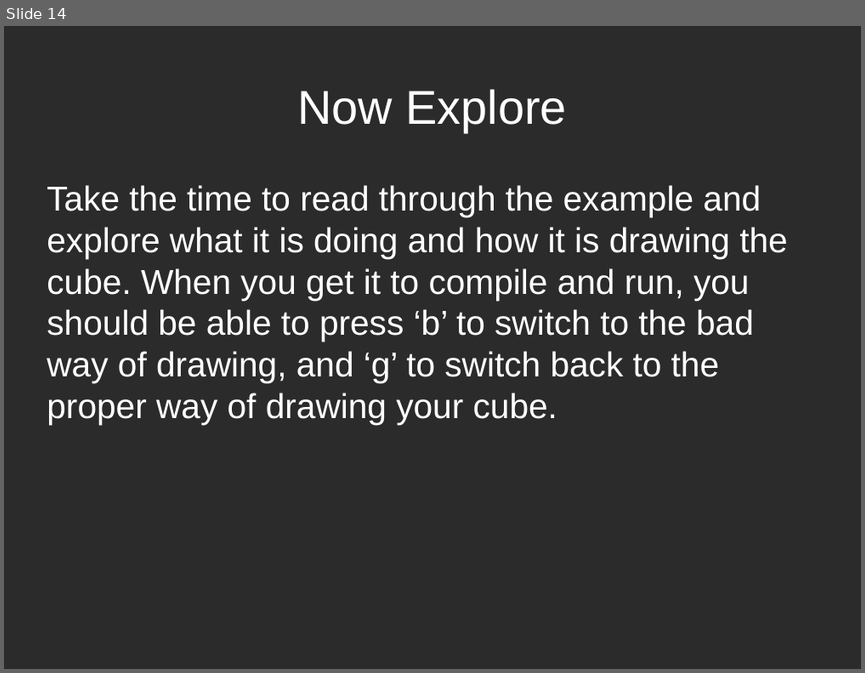
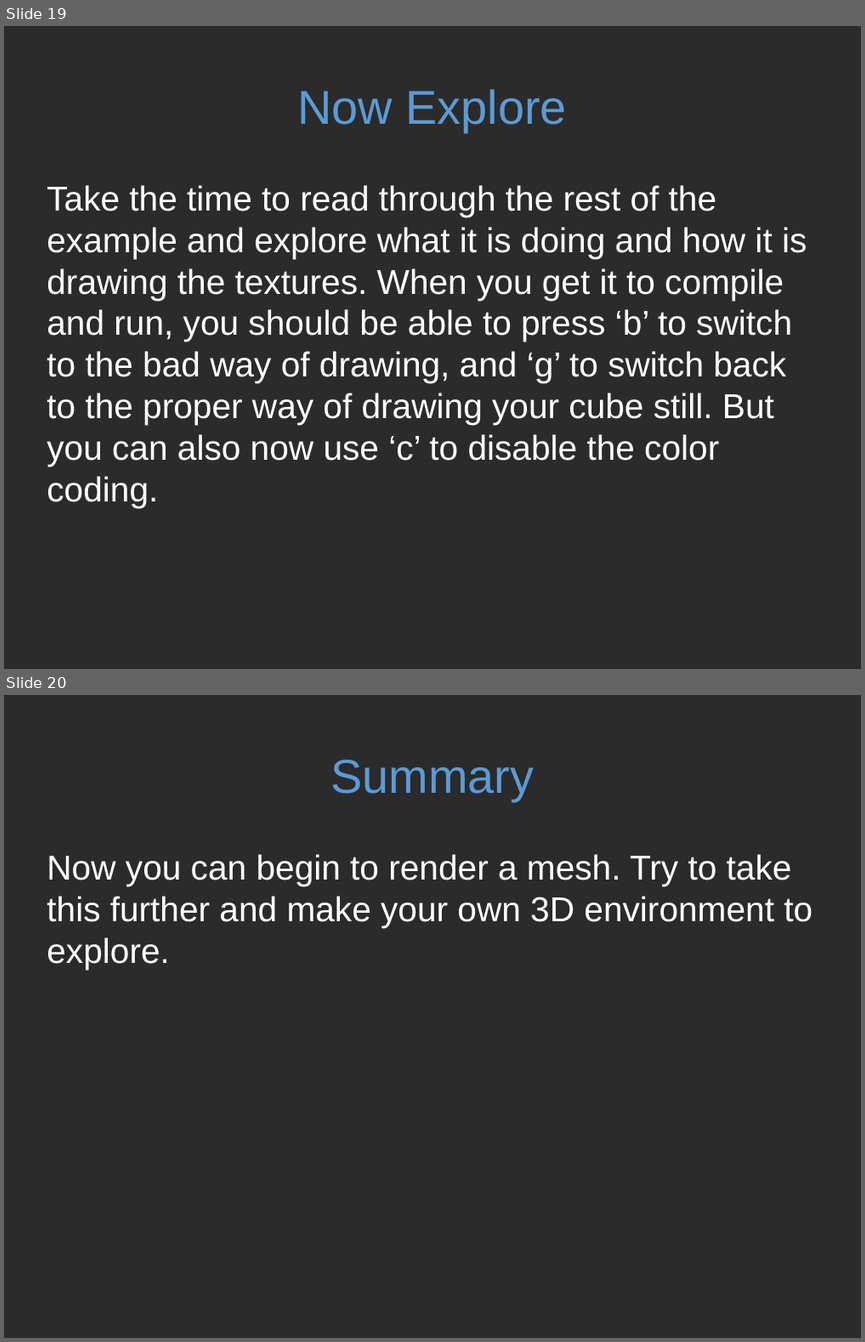
Before and after one commit to kokorohakai/OpenGL-Tutorial-2, a slide deck: Tutorial.odp. Shown one above the other, each under a label of ours: slide 14 before the commit, slides 19 and 20 after it. The pictures are 865x673 and 865x1342 pixels, drawn with LibreOffice and Linux fonts; fonts in the diff are those of the drawing; background and template pictures are left out; a plain dark background stands for a picture behind light text. Boxes give left, top, right and bottom in pixels: in the first picture for what was removed or moved away, otherwise in the second. Text is boxed around its words. In the diff, an @@ line names an element or a change of style, - is before the commit and + after.

```diff
--- a/Tutorial.odp
+++ b/Tutorial.odp
@@ slide 20 added at box(4, 695, 861, 1338), background picture (left out) @@
@@ title added at box(330, 760, 534, 801), 44 pt, text #5B9BD5 @@
+Summary
@@ text added at box(46, 854, 812, 969), 32 pt, text #FFFFFF @@
+Now you can begin to render a mesh. Try to take this further and make your own 3D environment to explore.
@@ what was slide 14 is now slide 19 @@
@@ slide 19 changed as well @@
@@ title "Now Explore" at box(297, 89, 567, 132): text colour #FFFFFF to #5B9BD5 @@
@@ text at box(46, 185, 806, 507): text changed @@
-Take the time to read through the example and explore what it is doing and how it is drawing the cube. When you get it to compile and run, you should be able to press ‘b’ to switch to the bad way of drawing, and ‘g’ to switch back to the proper way of drawing your cube.
+Take the time to read through the rest of the example and explore what it is doing and how it is drawing the textures. When you get it to compile and run, you should be able to press ‘b’ to switch to the bad way of drawing, and ‘g’ to switch back to the proper way of drawing your cube still. But you can also now use ‘c’ to disable the color coding.
```
Also in this commit, not shown: 6 other slides changed, 12 other slides added, 8 slides removed.
